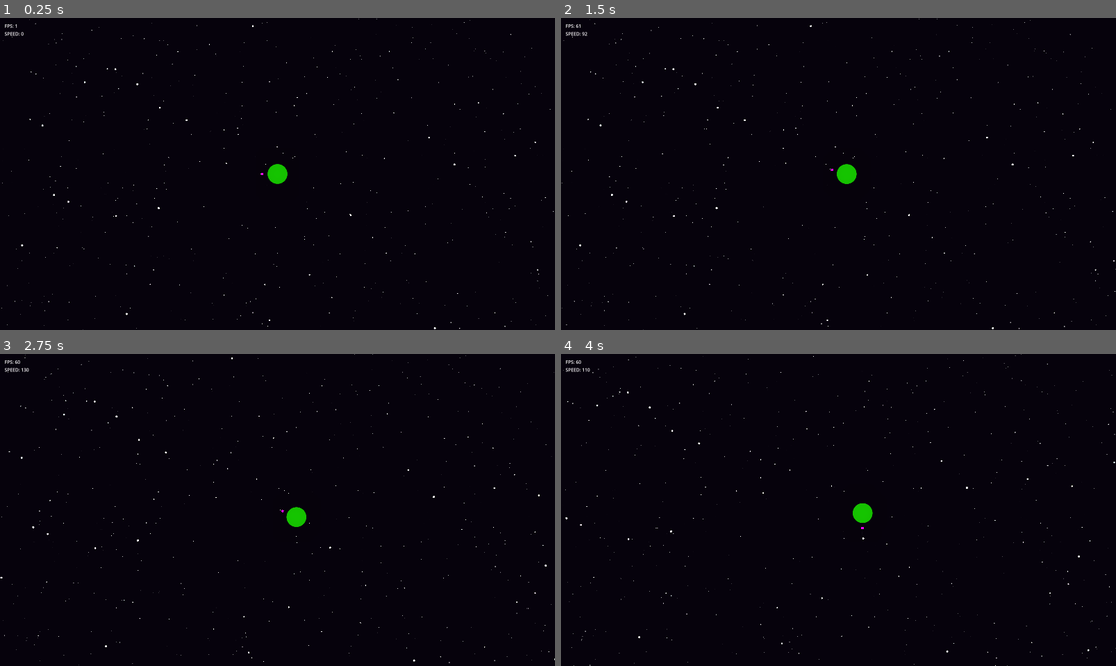
Above: before the commit, frames 1-4 (two rows, left to right).
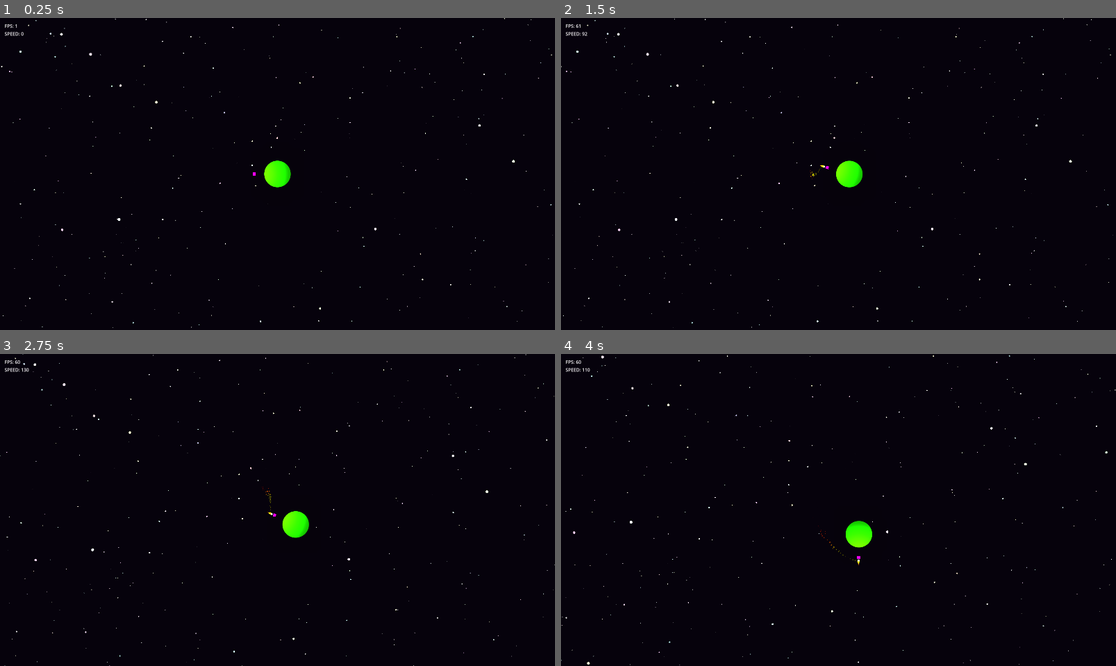
Above: after the commit, the same moments.

Repository: otDan/PlanetBlitz
Game: Godot game, scene res://main.tscn
Two runs of this game, one before a commit and one after it. Both use one fixed random seed, a clock stepped at 60 frames per second and the inputs below.
Inputs:
- Up to frame 1 (0.25 s): no input
- Up to frame 2 (1.5 s): hold Right (ui_right) 0.53-1.28 s; hold Down (ui_down) from 1.28 s (still down)
- Up to frame 3 (2.75 s): release Down (ui_down) at 2.03 s; hold Right (ui_right) from 2.03 s (still down)
- Up to frame 4 (4 s): release Right (ui_right) at 2.78 s; hold Up (ui_up) 2.78-3.53 s; hold Left (ui_left) from 3.53 s (still down)

The runs differ from the first frame. In frame 1, 0.8% of the frame differs, in the area x 0-100%, y 0-100%; in frame 2, 0.8%; in frame 3, 0.8%; in frame 4, 0.9%.

Commit message:
feat: Particles and character body movement

Diff:
--- a/background/star.gd
+++ b/background/star.gd
@@ -16,7 +16,7 @@
 func _ready():
 #	blink_offset = randf() * 100
 
-	var deviation = 0.15  # Maximum deviation from white
+	var deviation = 0.25  # Maximum deviation from white
 	var red_deviation = randf_range(0, deviation)
 	var green_deviation = randf_range(0, deviation)
 	var blue_deviation = randf_range(0, deviation)
--- a/entity/player.gd
+++ b/entity/player.gd
@@ -1,20 +1,25 @@
-extends Node2D
+extends CharacterBody2D
 
-@export var radius: float = 100.0  # Adjust the radius as needed
+#@export var radius: float = 100.0  # Adjust the radius as needed
 @export var target_rotation: float = PI  # Set the target rotation for left side
 @export var rotation_speed: float = 1.0  # Adjust the rotation speed as needed
 @export var acceleration: float = 150.0  # Adjust the acceleration as needed
 @export var deceleration: float = 2.0  # Adjust the deceleration as needed
 
+@export var planet: Sprite2D
 @export var thruster: Sprite2D
 @export var thruster_audio: AudioStreamPlayer2D
+@export var thruster_particles: GPUParticles2D
+@export var thruster_particles_2: GPUParticles2D
 
-var velocity: Vector2 = Vector2.ZERO
+var radius: float = 100.0 :
+	get: return _get_radius()
+var computed_velocity: Vector2 = Vector2.ZERO
 
 
 func _ready():
 	thruster.rotation = target_rotation
-	thruster.position = Vector2(radius, 0).rotated(thruster.rotation) + $Planet.position
+	thruster.position = Vector2(radius, 0).rotated(thruster.rotation) + planet.position
 
 
 func _process(delta):
@@ -23,17 +28,25 @@
 	if input_direction != Vector2.ZERO:
 		target_rotation = input_direction.angle() + PI
 		thruster.rotation = lerp_angle(thruster.rotation, target_rotation, rotation_speed * delta)
-		thruster.position = Vector2(radius, 0).rotated(thruster.rotation) + $Planet.position
+		thruster.position = Vector2(radius, 0).rotated(thruster.rotation) + planet.position
+		thruster_particles.emitting = true
+		thruster_particles_2.emitting = true
 		if not thruster_audio.playing:
 			thruster_audio.play()
 	else:
+		thruster_particles.emitting = false
+		thruster_particles_2.emitting = false
 		thruster_audio.stop()
 
 
 	if input_direction != Vector2.ZERO:
-		var desired_velocity = (thruster.position - $Planet.position).normalized() * acceleration
+		var desired_velocity = -(thruster.position - planet.position).normalized() * acceleration
 		velocity = velocity.lerp(desired_velocity, delta)
 	else:
 		velocity = velocity.lerp(Vector2.ZERO, deceleration * delta)
 
-	self.position -= velocity * delta
+	move_and_slide()
+
+
+func _get_radius():
+	return planet.get_rect().size.x - 20
--- a/entity/player.tscn
+++ b/entity/player.tscn
@@ -1,8 +1,9 @@
-[gd_scene load_steps=8 format=3 uid="uid://dry3qo3lt13bc"]
+[gd_scene load_steps=18 format=3 uid="uid://dry3qo3lt13bc"]
 
 [ext_resource type="Script" path="res://entity/player.gd" id="1_410v0"]
 [ext_resource type="Texture2D" uid="uid://dwocvptbnldog" path="res://entity/planet.png" id="2_uc345"]
 [ext_resource type="AudioStream" uid="uid://bmenkjfdud6j3" path="res://audio/sounds/rocket_engine.mp3" id="3_yhb8s"]
+[ext_resource type="Texture2D" uid="uid://duolr8ykh6o67" path="res://entity/particle.png" id="4_byi5e"]
 
 [sub_resource type="CircleShape2D" id="CircleShape2D_ctx3f"]
 radius = 55.0
@@ -13,48 +14,111 @@
 [sub_resource type="AudioStreamRandomizer" id="AudioStreamRandomizer_ersu5"]
 streams_count = 1
 random_pitch = 1.4
+random_volume_offset_db = 0.0
 stream_0/stream = ExtResource("3_yhb8s")
 stream_0/weight = 1.0
+
+[sub_resource type="Gradient" id="Gradient_ojetx"]
+offsets = PackedFloat32Array(0, 0.305164, 0.553991, 1)
+colors = PackedColorArray(1, 1, 1, 1, 0.890196, 0.823529, 0.0980392, 0.235294, 0.8, 0.305882, 0.168627, 0.490196, 0.662745, 0, 0.0823529, 0)
+
+[sub_resource type="GradientTexture1D" id="GradientTexture1D_n6jiw"]
+gradient = SubResource("Gradient_ojetx")
+
+[sub_resource type="Curve" id="Curve_4ogi1"]
+_data = [Vector2(0.00409836, 0.618182), 0.0, 0.0, 0, 0, Vector2(0.282787, 0.890909), 1.41157, 1.41157, 0, 0, Vector2(1, 0), 0.0, 0.0, 0, 0]
+point_count = 3
+
+[sub_resource type="CurveTexture" id="CurveTexture_hpxkj"]
+curve = SubResource("Curve_4ogi1")
 
 [sub_resource type="ParticleProcessMaterial" id="ParticleProcessMaterial_wlk5p"]
 particle_flag_disable_z = true
 gravity = Vector3(50, 0, 0)
 orbit_velocity_min = 0.0
 orbit_velocity_max = 0.0
+scale_min = 0.0
+scale_max = 0.05
+scale_curve = SubResource("CurveTexture_hpxkj")
+color_ramp = SubResource("GradientTexture1D_n6jiw")
 
-[node name="Player" type="Node2D" node_paths=PackedStringArray("thruster", "thruster_audio")]
+[sub_resource type="Gradient" id="Gradient_3mr25"]
+offsets = PackedFloat32Array(0, 0.553991, 1)
+colors = PackedColorArray(0.890196, 0.823529, 0.0980392, 0.235294, 0.8, 0.305882, 0.168627, 0.490196, 0.662745, 0, 0.0823529, 0)
+
+[sub_resource type="GradientTexture1D" id="GradientTexture1D_6f0nh"]
+gradient = SubResource("Gradient_3mr25")
+
+[sub_resource type="Curve" id="Curve_3bfqu"]
+_data = [Vector2(0, 0.354545), 0.0, 0.0, 0, 0, Vector2(0.360656, 0.509091), 1.41157, 1.41157, 0, 0, Vector2(1, 0), 0.0, 0.0, 0, 0]
+point_count = 3
+
+[sub_resource type="CurveTexture" id="CurveTexture_frkcl"]
+curve = SubResource("Curve_3bfqu")
+
+[sub_resource type="ParticleProcessMaterial" id="ParticleProcessMaterial_5370e"]
+emission_shape = 1
+emission_sphere_radius = 2.0
+particle_flag_disable_z = true
+spread = 145.0
+gravity = Vector3(50, 0, 0)
+orbit_velocity_min = 0.0
+orbit_velocity_max = 0.0
+tangential_accel_min = -100.0
+tangential_accel_max = 100.0
+scale_min = 0.0
+scale_max = 0.05
+scale_curve = SubResource("CurveTexture_frkcl")
+color_ramp = SubResource("GradientTexture1D_6f0nh")
+turbulence_enabled = true
+turbulence_noise_scale = 4.24
+
+[node name="Player" type="CharacterBody2D" node_paths=PackedStringArray("planet", "thruster", "thruster_audio", "thruster_particles", "thruster_particles_2")]
+motion_mode = 1
 script = ExtResource("1_410v0")
-thruster = NodePath("Planet/Thruster")
-thruster_audio = NodePath("Planet/Thruster/ThrusterEngine")
+deceleration = 1.0
+planet = NodePath("Planet")
+thruster = NodePath("Thruster")
+thruster_audio = NodePath("Thruster/ThrusterEngine")
+thruster_particles = NodePath("Thruster/ThrusterParticles")
+thruster_particles_2 = NodePath("Thruster/ThrusterParticles2")
+
+[node name="CollisionShape2D" type="CollisionShape2D" parent="."]
+shape = SubResource("CircleShape2D_ctx3f")
 
 [node name="AudioListener2D" type="AudioListener2D" parent="."]
 current = true
 
-[node name="RigidBody2D" type="RigidBody2D" parent="."]
-
-[node name="CollisionShape2D" type="CollisionShape2D" parent="RigidBody2D"]
-shape = SubResource("CircleShape2D_ctx3f")
-
 [node name="Planet" type="Sprite2D" parent="."]
 texture = ExtResource("2_uc345")
 
-[node name="Thruster" type="Sprite2D" parent="Planet"]
+[node name="Thruster" type="Sprite2D" parent="."]
 position = Vector2(-100, 0)
+rotation = 3.14159
 texture = SubResource("PlaceholderTexture2D_1hjwx")
 
-[node name="ThrusterEngine" type="AudioStreamPlayer2D" parent="Planet/Thruster"]
+[node name="ThrusterEngine" type="AudioStreamPlayer2D" parent="Thruster"]
 position = Vector2(-10, 0)
 stream = SubResource("AudioStreamRandomizer_ersu5")
+volume_db = -10.0
 pitch_scale = 0.75
-bus = &"Effects"
 
-[node name="ThrusterEngine2" type="AudioStreamPlayer2D" parent="Planet/Thruster"]
-stream = ExtResource("3_yhb8s")
-pitch_scale = 0.75
-bus = &"Effects"
+[node name="ThrusterParticles" type="GPUParticles2D" parent="Thruster"]
+position = Vector2(10, 0)
+amount = 75
+process_material = SubResource("ParticleProcessMaterial_wlk5p")
+texture = ExtResource("4_byi5e")
+local_coords = true
 
-[node name="GPUParticles2D" type="GPUParticles2D" parent="Planet/Thruster"]
-position = Vector2(6, 0)
-amount = 25
-process_material = SubResource("ParticleProcessMaterial_wlk5p")
-local_coords = true
+[node name="ThrusterParticles2" type="GPUParticles2D" parent="Thruster"]
+position = Vector2(15, 0)
+emitting = false
+amount = 75
+process_material = SubResource("ParticleProcessMaterial_5370e")
+texture = ExtResource("4_byi5e")
+
+[node name="PointLight2D" type="PointLight2D" parent="Thruster"]
+rotation = 3.14159
+color = Color(1, 1, 0.490196, 1)
+energy = 2.4
+texture = ExtResource("4_byi5e")
--- a/main.tscn
+++ b/main.tscn
@@ -7,6 +7,22 @@
 [ext_resource type="Script" path="res://debug.gd" id="5_2tc34"]
 [ext_resource type="AudioStream" uid="uid://cp1omq5nfko4c" path="res://audio/sounds/noise/space_background_noise.mp3" id="6_x5a8e"]
 [ext_resource type="AudioStream" uid="uid://trl43xdj7qxw" path="res://audio/sounds/noise/space_background_noise_2.mp3" id="7_c4q7e"]
+
+[sub_resource type="ParticleProcessMaterial" id="ParticleProcessMaterial_cjepr"]
+emission_shape = 3
+emission_box_extents = Vector3(1920, 1080, 1)
+particle_flag_disable_z = true
+spread = 180.0
+gravity = Vector3(0, 0, 0)
+initial_velocity_min = 5.0
+initial_velocity_max = 10.0
+orbit_velocity_min = 0.0
+orbit_velocity_max = 0.0
+scale_max = 2.0
+collision_mode = 1
+collision_friction = 0.0
+collision_bounce = 1.0
+collision_use_scale = true
 
 [sub_resource type="PlaceholderTexture2D" id="PlaceholderTexture2D_hj3jg"]
 size = Vector2(100, 100)
@@ -20,19 +36,28 @@
 stream_1/stream = ExtResource("7_c4q7e")
 stream_1/weight = 1.0
 
+[sub_resource type="PhysicsMaterial" id="PhysicsMaterial_cw8bs"]
+
+[sub_resource type="CircleShape2D" id="CircleShape2D_3wvts"]
+radius = 200.0
+
 [node name="Main" type="Node"]
 
 [node name="Camera2D" type="Camera2D" parent="." node_paths=PackedStringArray("target")]
-zoom = Vector2(0.75, 0.75)
 script = ExtResource("1_x6yc0")
 target = NodePath("../Player")
+
+[node name="AdditionalStars" type="GPUParticles2D" parent="Camera2D"]
+amount = 1000
+process_material = SubResource("ParticleProcessMaterial_cjepr")
+lifetime = 10.0
+preprocess = 30.0
 
 [node name="PointLight2D" type="PointLight2D" parent="."]
 position = Vector2(53, -55)
 texture = SubResource("PlaceholderTexture2D_hj3jg")
 
 [node name="Player" parent="." instance=ExtResource("2_80sai")]
-radius = 70.0
 
 [node name="Background" type="ParallaxBackground" parent="." node_paths=PackedStringArray("camera")]
 follow_viewport_scale = 10.0
@@ -57,15 +82,16 @@
 environment = ExtResource("2_357tu")
 camera_attributes = SubResource("CameraAttributesPractical_mi7su")
 
-[node name="CanvasLayer" type="CanvasLayer" parent="."]
+[node name="DebugLayer" type="CanvasLayer" parent="."]
+layer = 99
 
-[node name="Debug" type="Node" parent="CanvasLayer" node_paths=PackedStringArray("player", "fps", "speed")]
+[node name="Debug" type="Node" parent="DebugLayer" node_paths=PackedStringArray("player", "fps", "speed")]
 script = ExtResource("5_2tc34")
 player = NodePath("../../Player")
 fps = NodePath("Display/MarginContainer/VBoxContainer/Fps")
 speed = NodePath("Display/MarginContainer/VBoxContainer/Speed")
 
-[node name="Display" type="Control" parent="CanvasLayer/Debug"]
+[node name="Display" type="Control" parent="DebugLayer/Debug"]
 layout_mode = 3
 anchors_preset = 15
 anchor_right = 1.0
@@ -73,7 +99,7 @@
 grow_horizontal = 2
 grow_vertical = 2
 
-[node name="MarginContainer" type="MarginContainer" parent="CanvasLayer/Debug/Display"]
+[node name="MarginContainer" type="MarginContainer" parent="DebugLayer/Debug/Display"]
 layout_mode = 1
 anchors_preset = 15
 anchor_right = 1.0
@@ -85,14 +111,14 @@
 theme_override_constants/margin_right = 16
 theme_override_constants/margin_bottom = 16
 
-[node name="VBoxContainer" type="VBoxContainer" parent="CanvasLayer/Debug/Display/MarginContainer"]
+[node name="VBoxContainer" type="VBoxContainer" parent="DebugLayer/Debug/Display/MarginContainer"]
 layout_mode = 2
 
-[node name="Fps" type="Label" parent="CanvasLayer/Debug/Display/MarginContainer/VBoxContainer"]
+[node name="Fps" type="Label" parent="DebugLayer/Debug/Display/MarginContainer/VBoxContainer"]
 layout_mode = 2
 text = "FPS: %fps%"
 
-[node name="Speed" type="Label" parent="CanvasLayer/Debug/Display/MarginContainer/VBoxContainer"]
+[node name="Speed" type="Label" parent="DebugLayer/Debug/Display/MarginContainer/VBoxContainer"]
 layout_mode = 2
 text = "SPEED: %speed%"
 
@@ -101,4 +127,10 @@
 volume_db = -10.694
 pitch_scale = 0.71
 autoplay = true
-bus = &"Noise"
+
+[node name="StaticBody2D" type="StaticBody2D" parent="."]
+position = Vector2(400, 0)
+physics_material_override = SubResource("PhysicsMaterial_cw8bs")
+
+[node name="CollisionShape2D" type="CollisionShape2D" parent="StaticBody2D"]
+shape = SubResource("CircleShape2D_3wvts")
--- a/project.godot
+++ b/project.godot
@@ -58,6 +58,11 @@
 ]
 }
 
+[physics]
+
+2d/default_gravity=0.0
+2d/default_gravity_vector=Vector2(0, 0)
+
 [rendering]
 
 environment/defaults/default_clear_color=Color(0.0705882, 0.0627451, 0.0784314, 1)
Binary file added: entity/particle.png
Not shown, added: entity/particle.png.import
Not shown: 1 places in main.tscn that only renumber resources
